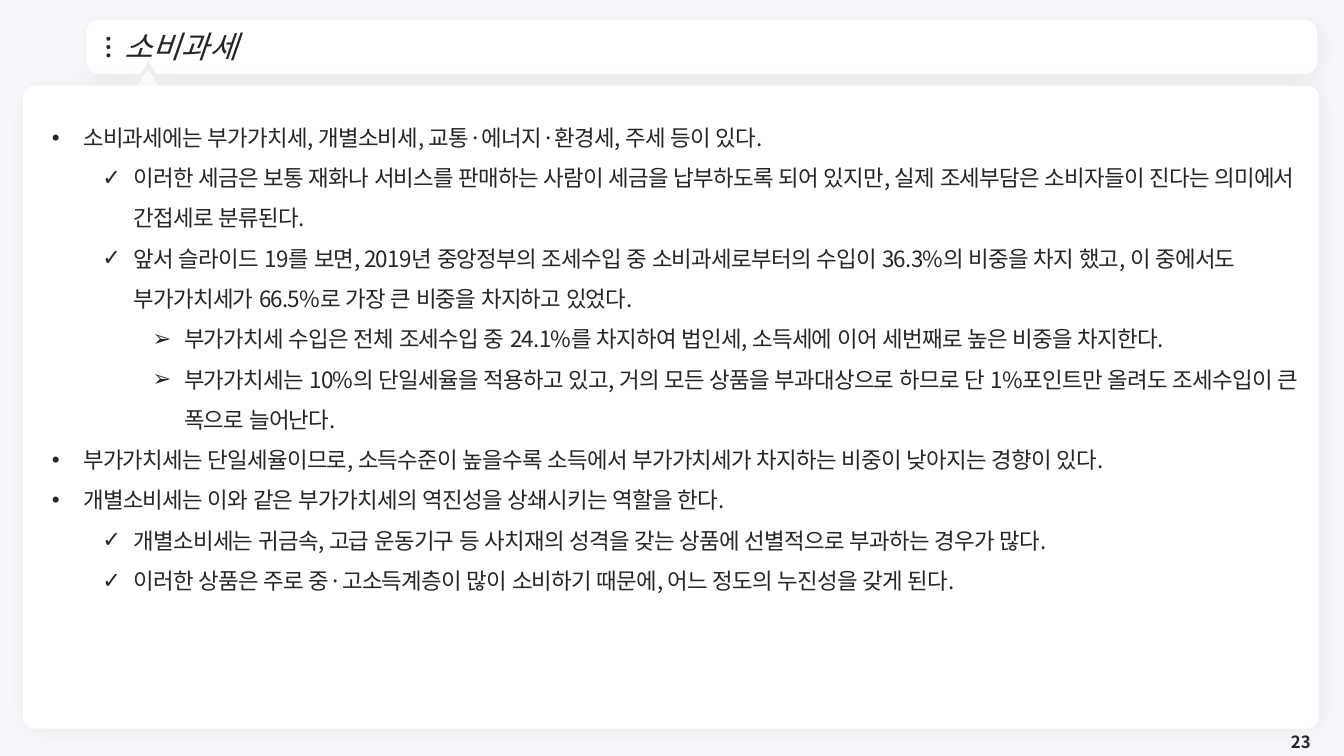
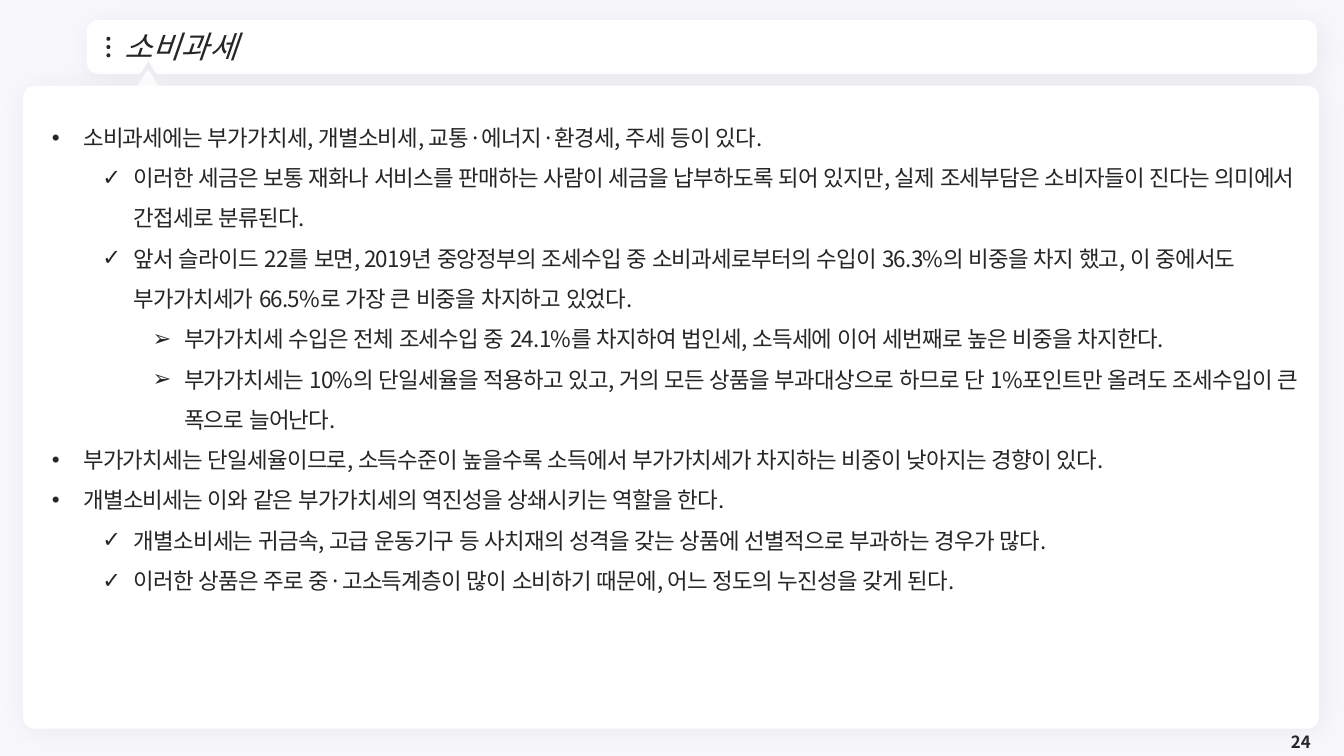
Before and after one commit to meandthey/Teaching, a slide deck: slide 24 of 재정학/01_Lectures/재정학_Chapter_2.pptx (slide 23 before the commit). Drawn at 1344x756 pixels with LibreOffice and Linux fonts; fonts in the diff are those of the drawing; background and template pictures are left out. Boxes give left, top, right and bottom in pixels: in the first picture for what was removed or moved away, otherwise in the second. Text is boxed around its words. In the diff, an @@ line names an element or a change of style, - is before the commit and + after.

```diff
--- a/재정학/01_Lectures/재정학_Chapter_2.pptx
+++ b/재정학/01_Lectures/재정학_Chapter_2.pptx
@@ text at (134,248,1235,309): text changed @@
-  ✓ 앞서 슬라이드 19를 보면, 2019년 중앙정부의 조세수입 중 소비과세로부터의 수입이 36.3%의 비중을 차지 했고, 이 중에서도 부가가치세가 66.5%로 가장 큰 비중을 차지하고 있었다.
+  ✓ 앞서 슬라이드 22를 보면, 2019년 중앙정부의 조세수입 중 소비과세로부터의 수입이 36.3%의 비중을 차지 했고, 이 중에서도 부가가치세가 66.5%로 가장 큰 비중을 차지하고 있었다.
@@ page number at (1291,735,1311,748): text changed @@
-23
+24
```
Also in this commit, not shown: 5 other slides changed, 1 slide added, 1 other file.
